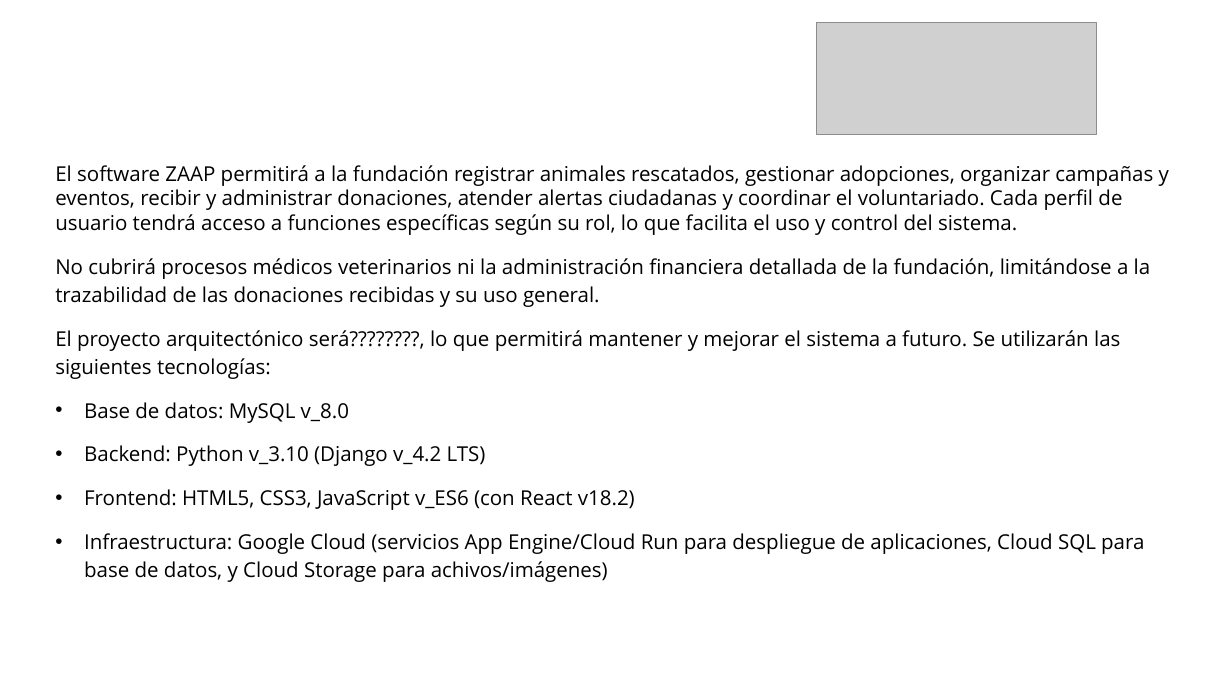
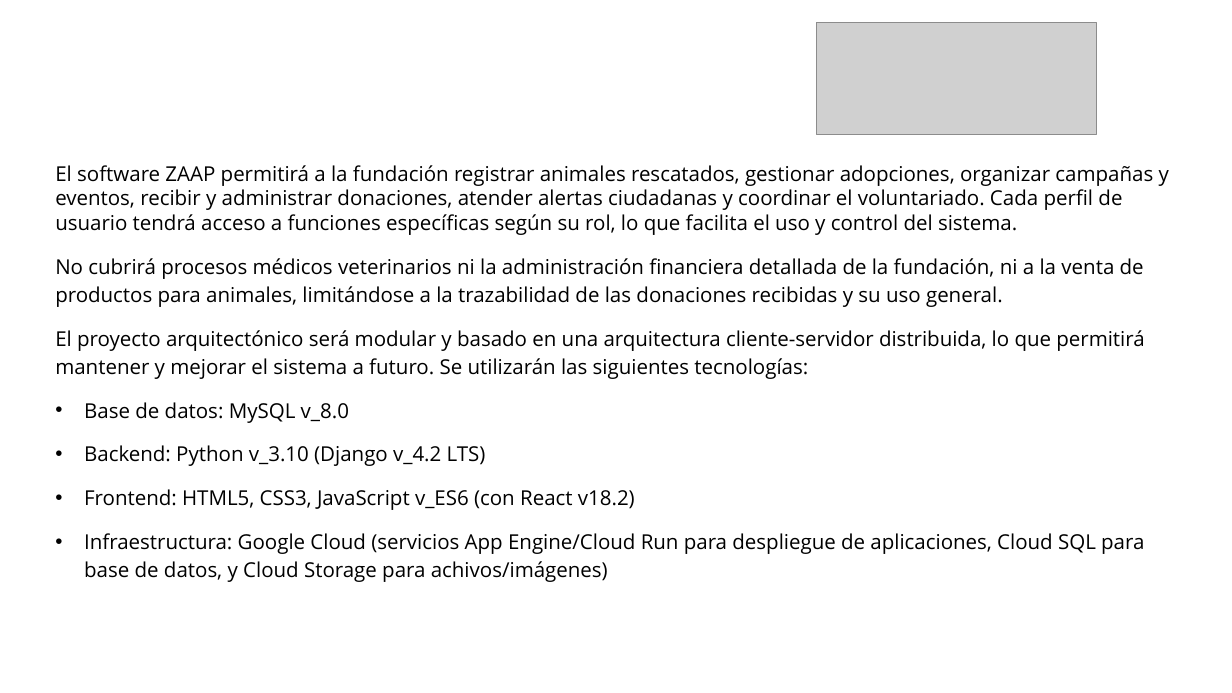
Before and after one commit to Pauland08/Proyecto-Zaap, a slide deck: slide 8 of _docs/trim_02/Contextualización Proyecto/3. Presentación del Proyecto.pptx. Drawn at 1232x693 pixels with LibreOffice and Linux fonts; fonts in the diff are those of the drawing; grey boxes stand for pictures; background and template pictures are left out. Boxes give left, top, right and bottom in pixels: in the first picture for what was removed or moved away, otherwise in the second. Text is boxed around its words. In the diff, an @@ line names an element or a change of style, - is before the commit and + after.

```diff
--- a/_docs/trim_02/Contextualización Proyecto/3. Presentación del Proyecto.pptx
+++ b/_docs/trim_02/Contextualización Proyecto/3. Presentación del Proyecto.pptx
@@ text at [55,258,1144,379]: text changed @@
-No cubrirá procesos médicos veterinarios ni la administración financiera detallada de la fundación, limitándose a la trazabilidad de las donaciones recibidas y su uso general.
-El proyecto arquitectónico será????????, lo que permitirá mantener y mejorar el sistema a futuro. Se utilizarán las siguientes tecnologías:
+No cubrirá procesos médicos veterinarios ni la administración financiera detallada de la fundación, ni a la venta de productos para animales, limitándose a la trazabilidad de las donaciones recibidas y su uso general.
+El proyecto arquitectónico será modular y basado en una arquitectura cliente-servidor distribuida, lo que permitirá mantener y mejorar el sistema a futuro. Se utilizarán las siguientes tecnologías:
```
Also in this commit, not shown: 2 other slides changed, 1 slide added, 3 other files.
